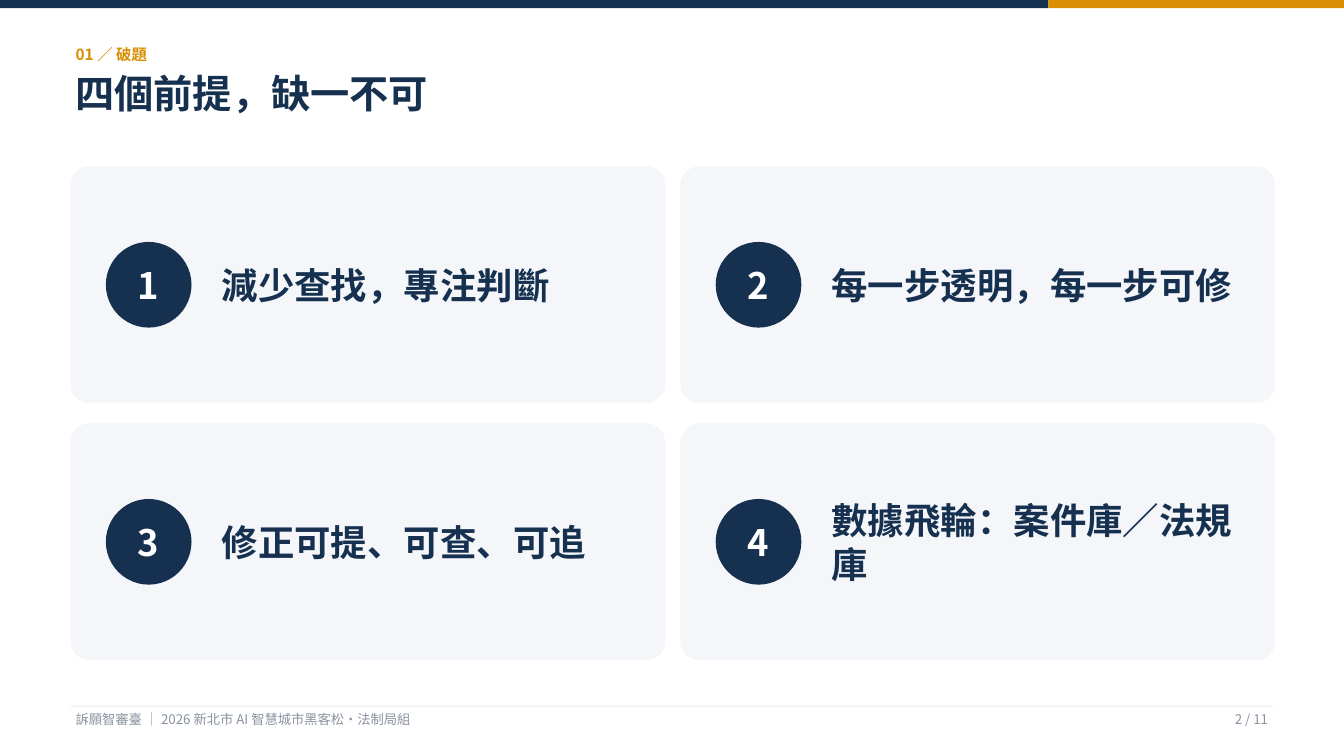
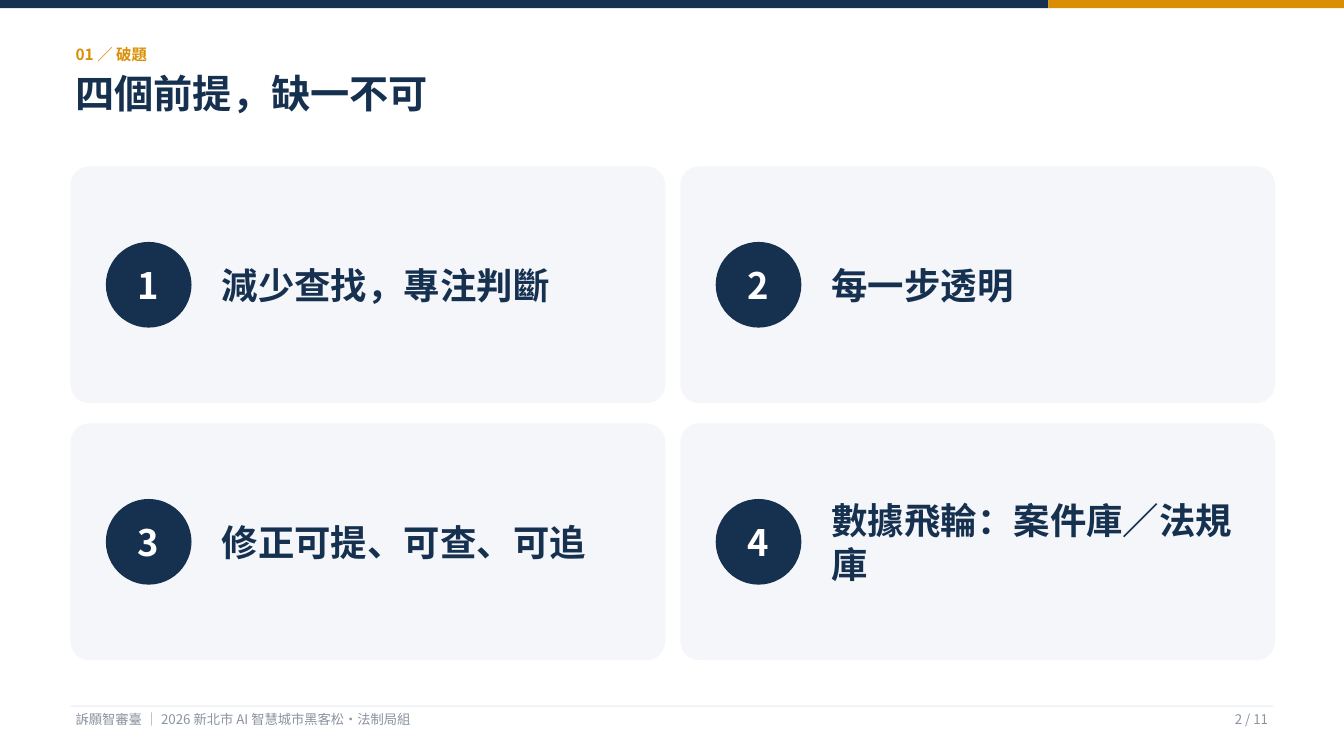
Before and after one commit to KevinMursh/hackathon_wisxxxx, a slide deck: slide 2 of docs/提案/提案簡報-訴願智審臺.pptx. Drawn at 1344x756 pixels with LibreOffice and Linux fonts; fonts in the diff are those of the drawing. Boxes give left, top, right and bottom in pixels: in the first picture for what was removed or moved away, otherwise in the second. Text is boxed around its words. In the diff, an @@ line names an element or a change of style, - is before the commit and + after.

```diff
--- a/docs/提案/提案簡報-訴願智審臺.pptx
+++ b/docs/提案/提案簡報-訴願智審臺.pptx
@@ text at bbox=[832, 268, 1014, 303]: text changed @@
-每一步透明，每一步可修
+每一步透明
```
Also in this commit, not shown: 1 other slide changed, 2 other files.
